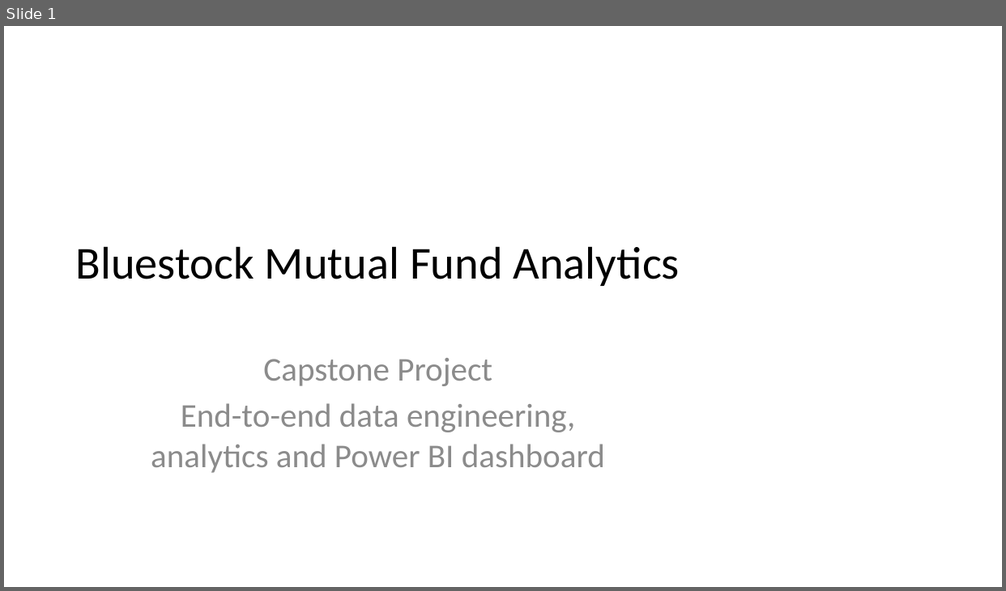
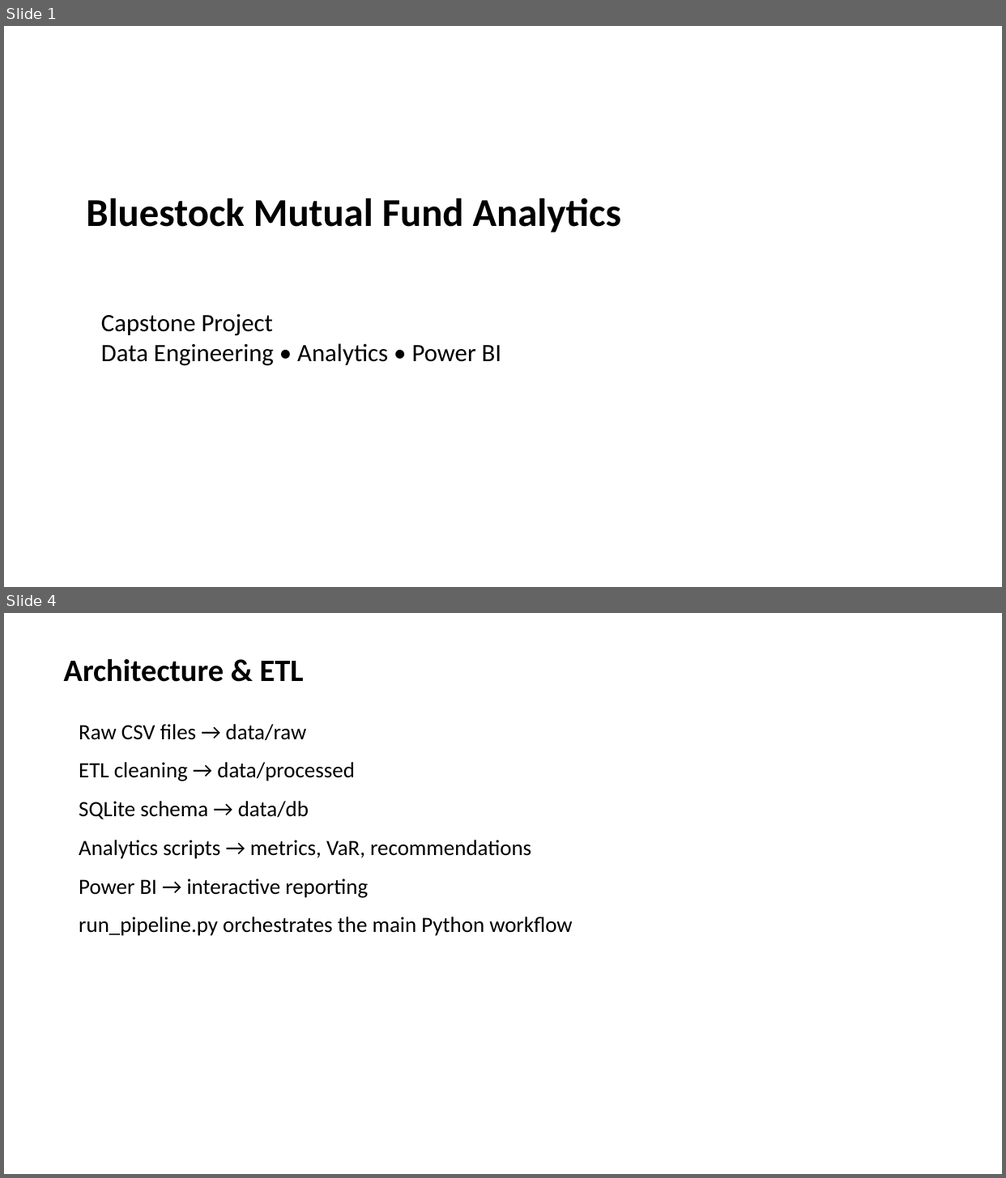
Before and after one commit to farhandev-20/mutual-fund-analytics, a slide deck: reports/Presentation.pptx. Shown one above the other, each under a label of ours: slide 1 before the commit, slides 1 and 4 after it; the slides between them are not shown. The pictures are 1006x591 and 1006x1178 pixels, drawn with LibreOffice and Linux fonts; fonts in the diff are those of the drawing. Boxes give left, top, right and bottom in pixels: in the first picture for what was removed or moved away, otherwise in the second. Text is boxed around its words. In the diff, an @@ line names an element or a change of style, - is before the commit and + after.

Commit message:
Final: Complete Bluestock MF Capstone

```diff
--- a/reports/Presentation.pptx
+++ b/reports/Presentation.pptx
@@ slide 4 added at [4, 613, 1002, 1174], background #FFFFFF @@
@@ text added at [64, 659, 304, 682], 30 pt, text #000000, bold @@
+Architecture & ETL
@@ text added at [79, 724, 572, 936], 21 pt, text #000000 @@
+Raw CSV files → data/raw
+ETL cleaning → data/processed
+SQLite schema → data/db
+Analytics scripts → metrics, VaR, recommendations
+Power BI → interactive reporting
+run_pipeline.py orchestrates the main Python workflow
@@ slide 1 changed as well @@
@@ text "Bluestock Mutual Fund Analytics": place and size @@
-text "Bluestock Mutual Fund Analytics" at [76, 246, 680, 286]
+text "Bluestock Mutual Fund Analytics" at [86, 198, 621, 233]
@@ text "Bluestock Mutual Fund Analytics" at [86, 198, 621, 233]: size 44 to 38 pt, bold on; alignment centre to left; vertical alignment middle to top @@
@@ text at [101, 314, 501, 366]: text changed; size 32 to 24 pt; text colour #8C8C8C to #000000 @@
-Capstone Project
-End-to-end data engineering, analytics and Power BI dashboard
+Capstone Project
+Data Engineering • Analytics • Power BI
```
Also in this commit, not shown: 10 other slides added, 9 slides removed, 17 other files.
